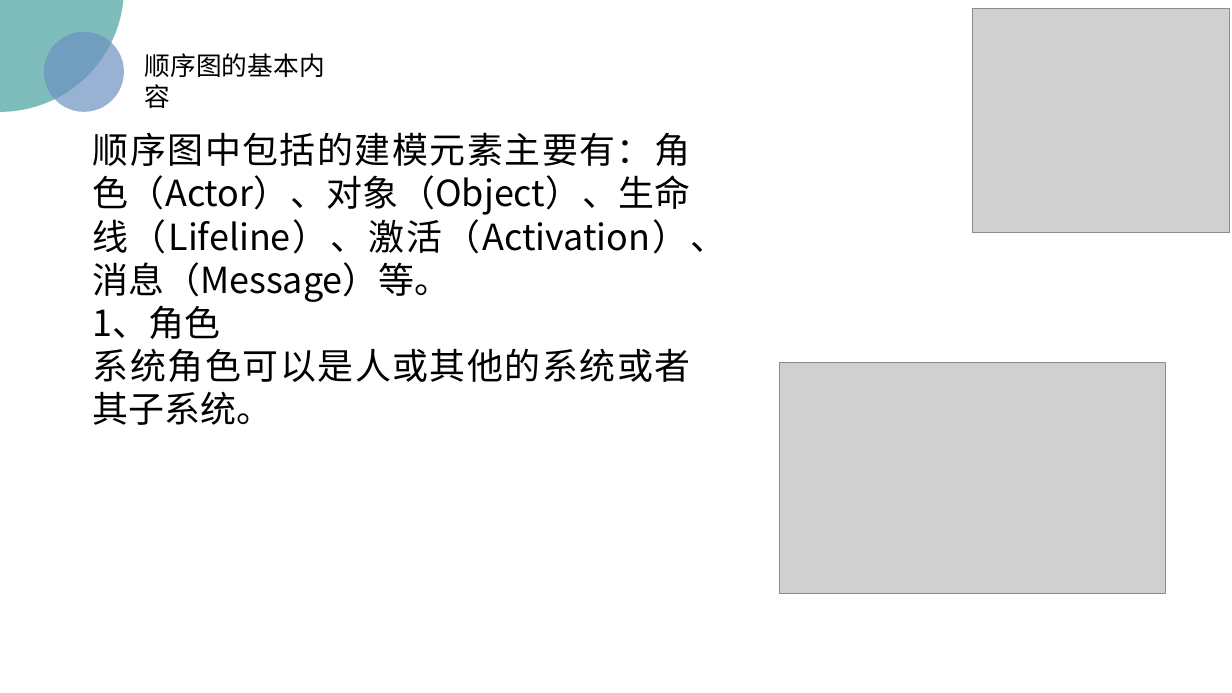
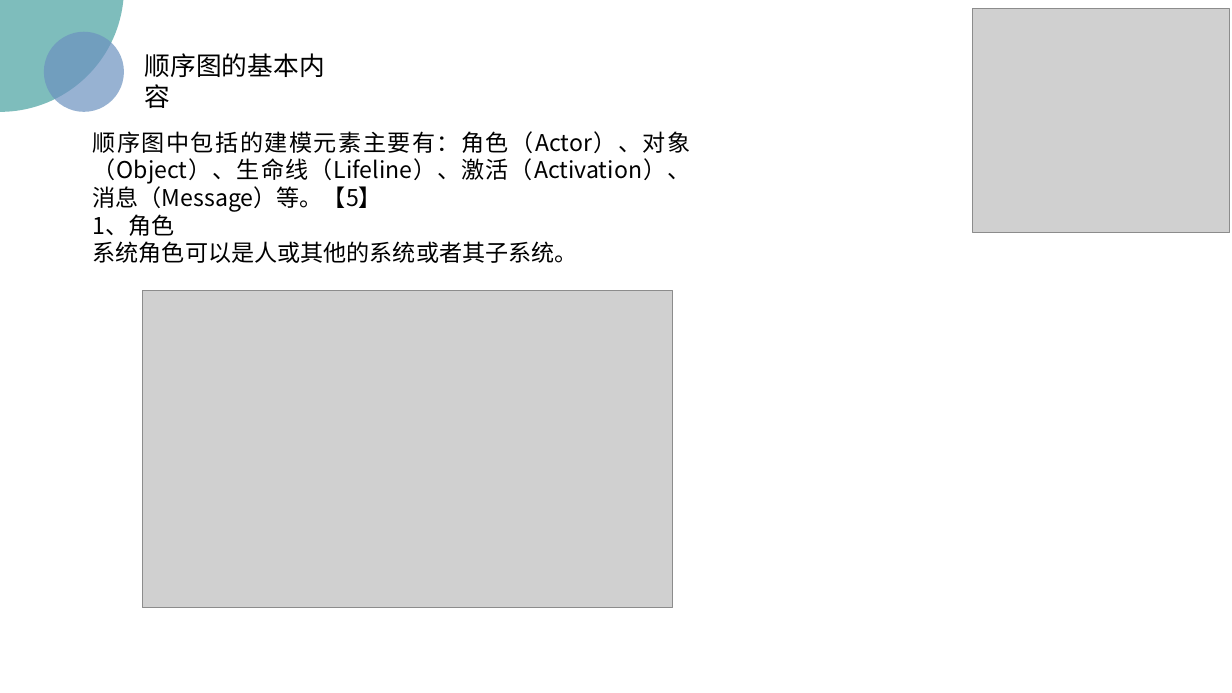
Before and after one commit to wyrda6/PRD2018-G17, a slide deck: slide 27 of 非受控文档/翻转课堂/UML基础1.pptx (slide 29 before the commit). Drawn at 1232x693 pixels with LibreOffice and Linux fonts; fonts in the diff are those of the drawing; grey boxes stand for pictures; background and template pictures are left out. Boxes give left, top, right and bottom in pixels: in the first picture for what was removed or moved away, otherwise in the second. Text is boxed around its words. In the diff, an @@ line names an element or a change of style, - is before the commit and + after.

```diff
--- a/非受控文档/翻转课堂/UML基础1.pptx
+++ b/非受控文档/翻转课堂/UML基础1.pptx
@@ text at [93,131,691,212]: text changed; size 28 to 18 pt @@
-顺序图中包括的建模元素主要有：角色（Actor）、对象（Object）、生命线（Lifeline）、激活（Activation）、消息（Message）等。
+顺序图中包括的建模元素主要有：角色（Actor）、对象（Object）、生命线（Lifeline）、激活（Activation）、消息（Message）等。【5】
@@ text at [93,214,578,263]: size 28 to 18 pt in "1、角色", "系统角色可以是人或其他的系统或者其子系统。" @@
@@ picture: place and size @@
-picture at [780,363,1166,594]
+picture at [142,290,673,608]
```
Also in this commit, not shown: 56 other slides changed, 4 slides added, 4 slides removed.
